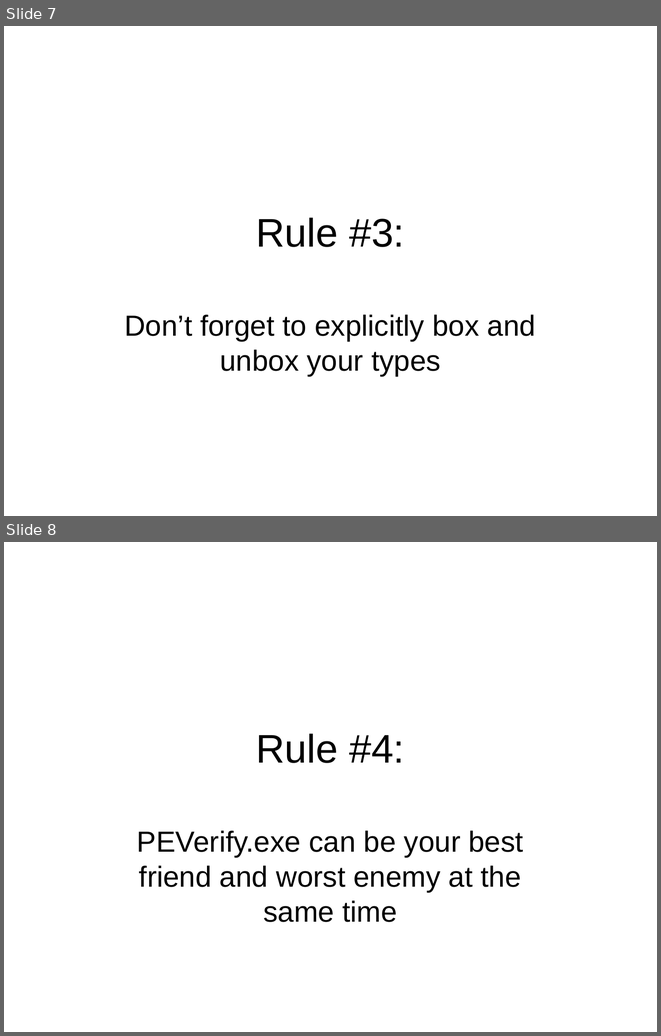
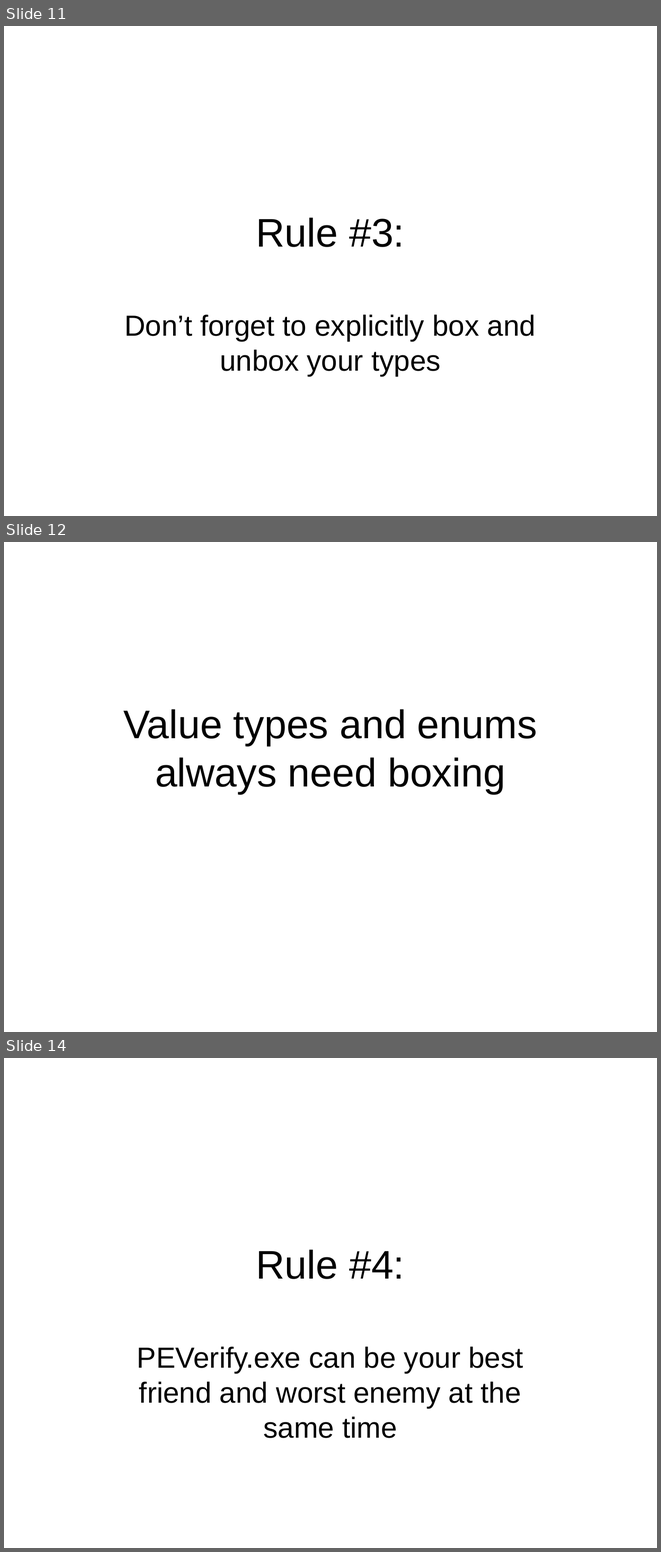
Before and after one commit to philiplaureano/ILRewritingTalk, a slide deck: Ten Simple Rules for Rewriting IL.ppt. Shown one above the other, each under a label of ours: slides 7 and 8 before the commit, slides 11, 12 and 14 after it; the slides between them are not shown. The pictures are 661x1036 and 661x1552 pixels, drawn with LibreOffice and Linux fonts; fonts in the diff are those of the drawing. Boxes give left, top, right and bottom in pixels: in the first picture for what was removed or moved away, otherwise in the second. Text is boxed around its words. In the diff, an @@ line names an element or a change of style, - is before the commit and + after.

```diff
--- a/Ten Simple Rules for Rewriting IL.ppt
+++ b/Ten Simple Rules for Rewriting IL.ppt
@@ slide 12 added at box(4, 542, 657, 1032), background #FFFFFF @@
@@ title added at box(123, 709, 537, 794), 44 pt, text #000000 @@
+Value types and enums always need boxing
@@ what was slide 7 is now slide 11 @@
@@ what was slide 8 is now slide 14 @@
```
Also in this commit, not shown: 3 slides changed, 6 other slides added.
